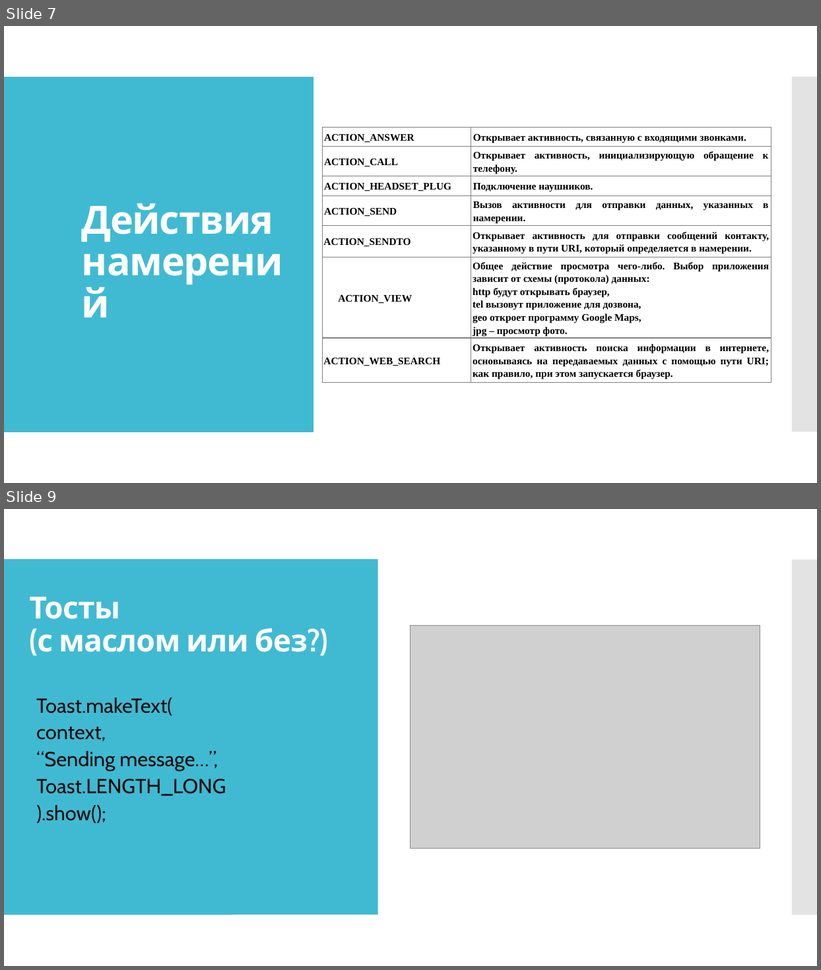
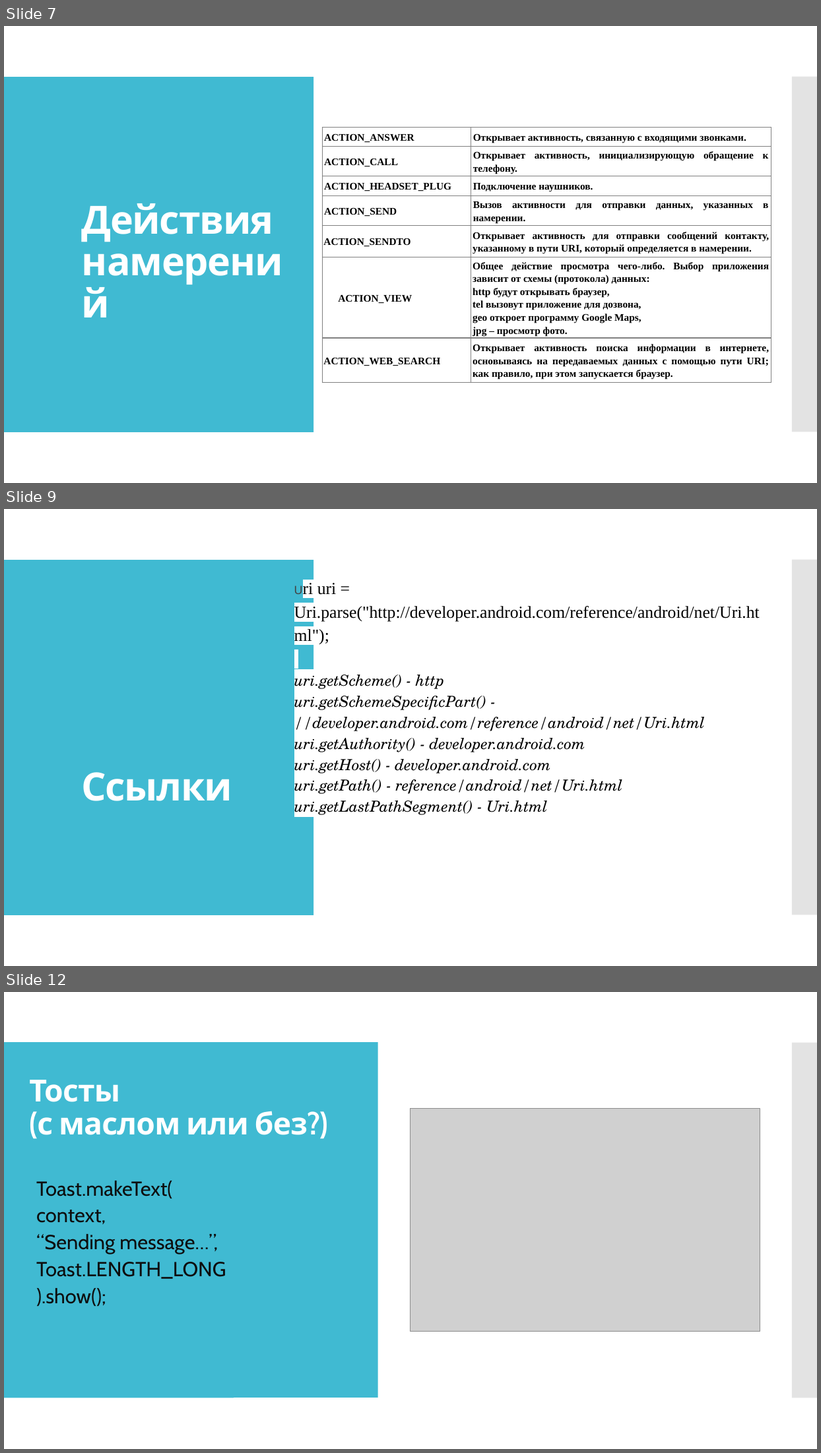
Before and after one commit to IriEfremova/LessonsCube, a slide deck: Samsung/Lesson13/ContextIntent.pptx. Shown one above the other, each under a label of ours: slides 7 and 9 before the commit, slides 7, 9 and 12 after it; the slides between them are not shown. The pictures are 821x970 and 821x1453 pixels, drawn with LibreOffice and Linux fonts; fonts in the diff are those of the drawing; grey boxes stand for pictures. Boxes give left, top, right and bottom in pixels: in the first picture for what was removed or moved away, otherwise in the second. Text is boxed around its words. In the diff, an @@ line names an element or a change of style, - is before the commit and + after.

Commit message:
Edit

```diff
--- a/Samsung/Lesson13/ContextIntent.pptx
+++ b/Samsung/Lesson13/ContextIntent.pptx
@@ slide 9 added at (x1=4, y1=509, x2=817, y2=966), background #FFFFFF; not listed: 2 template elements that a slide beside it also shows @@
@@ rectangle added at (x1=4, y1=509, x2=817, y2=966), fill #FFFFFF @@
@@ rectangle added at (x1=4, y1=560, x2=614, y2=916), fill #40BAD2 @@
@@ rectangle added at (x1=4, y1=560, x2=314, y2=916), fill #40BAD2 @@
@@ rectangle added at (x1=622, y1=560, x2=817, y2=916), fill #C8C8C8 at 50% opacity @@
@@ rectangle added at (x1=792, y1=560, x2=817, y2=916), fill #C8C8C8 at 50% opacity @@
@@ text added at (x1=294, y1=583, x2=760, y2=815), 18 pt, text #000000, italic @@
+Uri uri = Uri.parse("http://developer.android.com/reference/android/net/Uri.html");
+uri.getScheme() - http
+uri.getSchemeSpecificPart() - //developer.android.com/reference/android/net/Uri.html
+uri.getAuthority() - developer.android.com
+uri.getHost() - developer.android.com
+uri.getPath() - reference/android/net/Uri.html
+uri.getLastPathSegment() - Uri.html
@@ title added at (x1=81, y1=772, x2=232, y2=801), 46 pt, text #FFFFFF, bold @@
+Ссылки
@@ what was slide 9 is now slide 12 @@
```
Also in this commit, not shown: 1 slide changed, 2 other slides added.
